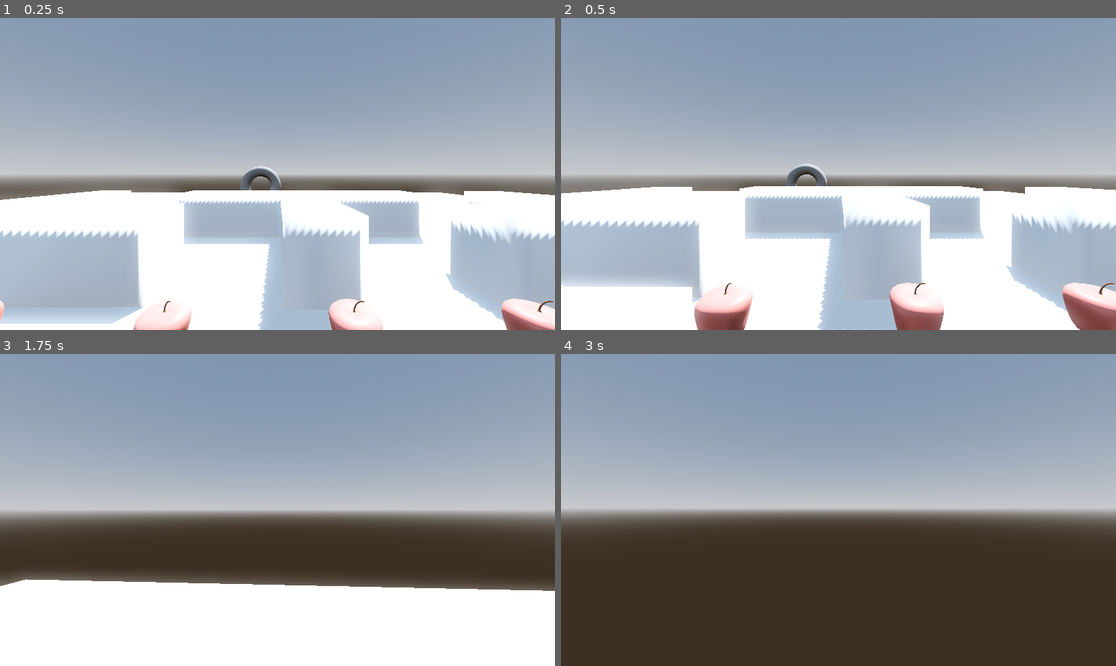
Above: before the commit, frames 1-4 (two rows, left to right).
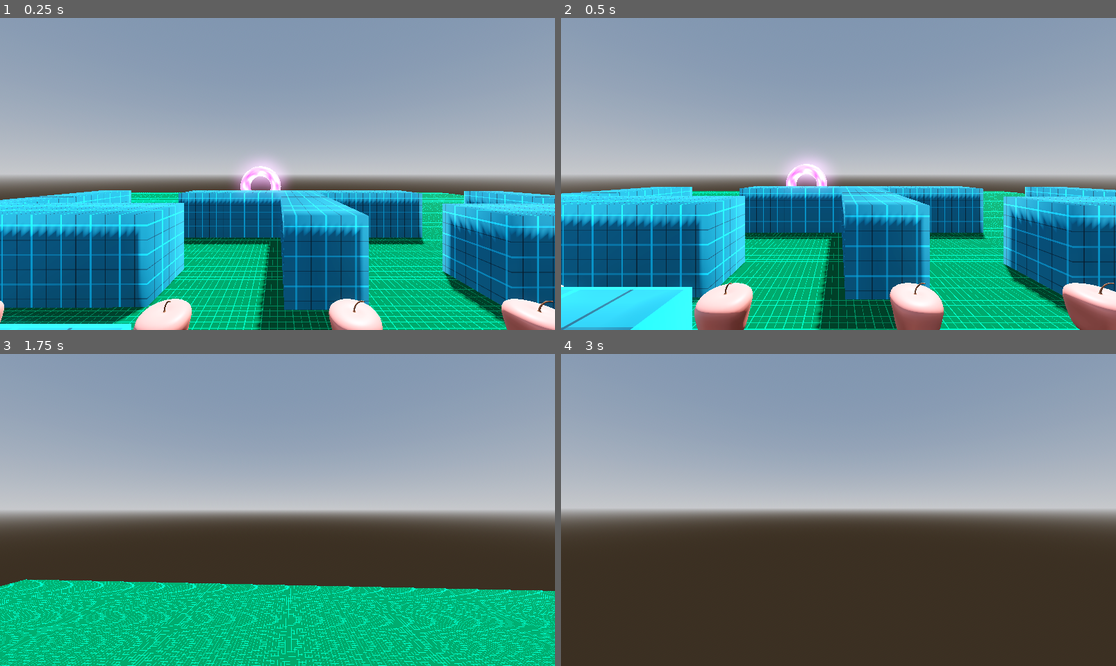
Above: after the commit, the same moments.

Repository: owenbmcc/3D_Game_Template
Game: Godot game, scene res://Scenes/Levels/pac_man_scene.tscn
Same seed, same stepped clock (60 frames per second), same inputs: the game is played once before the commit and once after it. This scene is started directly instead of the project's main scene.
Inputs (mouse positions are in pixels of both pictures, inside the frame that each line leads up to):
- Up to frame 1 (0.25 s): no input
- Up to frame 2 (0.5 s): no input
- Up to frame 3 (1.75 s): move the mouse to (305, 510) at 0.52 s; hold W (move_forward) from 0.53 s (still down); tap F (pickup) at 0.6 s; tap Space (jump) at 0.77, 1.07, 1.52, 1.55 s; click (305, 510) at 0.8 s; move the mouse to (249, 510) at 1.27 s; click (249, 510) at 1.35 s
- Up to frame 4 (3 s): keep holding W (move_forward); tap Space (jump) at 1.82, 2.1 s; move the mouse to (849, 503) at 2.02 s; tap F (pickup) at 2.3, 2.85 s; move the mouse to (832, 516) at 2.77 s

The runs differ from the first frame. In frame 1, 43% of the frame differs, in the area x 0-100%, y 45-100%; in frame 2, 43%, in the area x 0-100%, y 44-100%; in frame 3, 28%; in frame 4, nothing differs.
Error before the commit: Invalid call. Nonexistent function 'apply_impulse' in base 'Nil'. (res://Scripts/pickup.gd:45)
Error after the commit: Invalid call. Nonexistent function 'apply_impulse' in base 'Nil'. (res://Scripts/pickup.gd:46)

Commit message:
adds sounds and script updates for sound

Diff:
--- a/Scenes/Components/box.tscn
+++ b/Scenes/Components/box.tscn
@@ -7,7 +7,7 @@
 [sub_resource type="BoxShape3D" id="BoxShape3D_saanx"]
 
 [node name="Box" type="RigidBody3D"]
-transform = Transform3D(0.871128, 0.269364, -0.410583, -0.491056, 0.47785, -0.728371, 0, 0.836123, 0.548541, 2.5338, 5.81261, -4.89984)
+transform = Transform3D(0.871128, 0.269364, -0.410583, -0.491056, 0.47785, -0.728371, 0, 0.836123, 0.548541, 0, 0, 0)
 collision_layer = 8
 collision_mask = 11
 
--- a/Scenes/Components/ghost.tscn
+++ b/Scenes/Components/ghost.tscn
@@ -1,17 +1,20 @@
-[gd_scene load_steps=4 format=3 uid="uid://kr2wyn6vrgb3"]
+[gd_scene load_steps=5 format=3 uid="uid://kr2wyn6vrgb3"]
 
 [ext_resource type="Script" path="res://Scripts/enemy.gd" id="1_ih4s8"]
+[ext_resource type="Material" uid="uid://01e6apmink3c" path="res://Materials/new_material.tres" id="2_x4idn"]
 
 [sub_resource type="TorusMesh" id="TorusMesh_a40jd"]
 
 [sub_resource type="SphereShape3D" id="SphereShape3D_jccpp"]
 
 [node name="Ghost" type="CharacterBody3D" groups=["enemies"]]
+collision_layer = 32
 script = ExtResource("1_ih4s8")
 
 [node name="MeshInstance3D" type="MeshInstance3D" parent="."]
 transform = Transform3D(1, 0, -1.5246e-23, -1.5246e-23, -4.37114e-08, -1, 0, 1, -4.37114e-08, 0, 1.00175, 0)
 mesh = SubResource("TorusMesh_a40jd")
+surface_material_override/0 = ExtResource("2_x4idn")
 
 [node name="CollisionShape3D" type="CollisionShape3D" parent="."]
 transform = Transform3D(1, 0, 0, 0, 1, 0, 0, 0, 1, 0, 1.00811, 0)
--- a/Scenes/Levels/pac_man_scene.tscn
+++ b/Scenes/Levels/pac_man_scene.tscn
@@ -1,10 +1,15 @@
-[gd_scene load_steps=14 format=3 uid="uid://dvhqxnmeg7qqj"]
+[gd_scene load_steps=18 format=3 uid="uid://dvhqxnmeg7qqj"]
 
 [ext_resource type="PackedScene" uid="uid://b0q0bnia378s4" path="res://Scenes/Player.tscn" id="1_tolg4"]
 [ext_resource type="Script" path="res://Scripts/EnemyNav.gd" id="2_12xnn"]
 [ext_resource type="PackedScene" uid="uid://d073k2ny28f5a" path="res://Models/pacmanmap.glb" id="2_wfauy"]
 [ext_resource type="PackedScene" uid="uid://c5htlhgtk5rti" path="res://Scenes/Components/collectible.tscn" id="3_5uj14"]
 [ext_resource type="PackedScene" uid="uid://kr2wyn6vrgb3" path="res://Scenes/Components/ghost.tscn" id="3_ecoxq"]
+[ext_resource type="Material" uid="uid://chkfp1mmjeiau" path="res://Materials/GreenGrid.tres" id="5_ml2s0"]
+[ext_resource type="Material" uid="uid://cx1i646yip0ur" path="res://Materials/BlueGrid.tres" id="7_g3jtg"]
+[ext_resource type="AudioStream" uid="uid://bmgyq40lcvifu" path="res://Audio/bg_music.mp3" id="8_577ia"]
+[ext_resource type="AudioStream" uid="uid://dnuwoyt8u4mbt" path="res://Audio/ocean.wav" id="8_k2kp4"]
+[ext_resource type="PackedScene" uid="uid://cytov7d0ws38j" path="res://Scenes/Components/box.tscn" id="10_y5o6b"]
 
 [sub_resource type="ProceduralSkyMaterial" id="ProceduralSkyMaterial_ck70d"]
 sky_horizon_color = Color(0.64625, 0.65575, 0.67075, 1)
@@ -24,9 +29,8 @@
 polygons = [PackedInt32Array(1, 0, 2), PackedInt32Array(2, 0, 3), PackedInt32Array(3, 0, 4), PackedInt32Array(6, 5, 7), …(3881 unchanged characters)…
 
 [sub_resource type="BoxMesh" id="BoxMesh_t6it6"]
+material = ExtResource("5_ml2s0")
 size = Vector3(40, 1, 50)
-
-[sub_resource type="StandardMaterial3D" id="StandardMaterial3D_af8p8"]
 
 [sub_resource type="BoxShape3D" id="BoxShape3D_hb3u1"]
 size = Vector3(40, 1, 50)
@@ -130,7 +134,6 @@
 
 [node name="MeshInstance3D" type="MeshInstance3D" parent="NavigationRegion3D/Ground"]
 mesh = SubResource("BoxMesh_t6it6")
-surface_material_override/0 = SubResource("StandardMaterial3D_af8p8")
 
 [node name="CollisionShape3D" type="CollisionShape3D" parent="NavigationRegion3D/Ground"]
 transform = Transform3D(1, 0, 0, 0, 1, 0, 0, 0, 1, 0.000976562, 0, -0.0461426)
@@ -139,9 +142,26 @@
 [node name="pacmanmap" parent="NavigationRegion3D" instance=ExtResource("2_wfauy")]
 transform = Transform3D(1, 0, 0, 0, 1, 0, 0, 0, 1, 0.814162, -3.10426, 2.06147)
 
+[node name="Plane" parent="NavigationRegion3D/pacmanmap" index="0"]
+material_override = ExtResource("7_g3jtg")
+
 [node name="StaticBody3D" type="StaticBody3D" parent="NavigationRegion3D/pacmanmap/Plane" index="0"]
 
 [node name="CollisionShape3D" type="CollisionShape3D" parent="NavigationRegion3D/pacmanmap/Plane/StaticBody3D"]
 shape = SubResource("ConcavePolygonShape3D_d1o1c")
 
+[node name="OceanSound" type="AudioStreamPlayer3D" parent="."]
+transform = Transform3D(1, 0, 0, 0, 1, 0, 0, 0, 1, 0, 1.3437, 26.2727)
+stream = ExtResource("8_k2kp4")
+volume_db = -12.0
+autoplay = true
+
+[node name="BackgroundMusic" type="AudioStreamPlayer" parent="."]
+stream = ExtResource("8_577ia")
+volume_db = -24.0
+autoplay = true
+
+[node name="Box" parent="." instance=ExtResource("10_y5o6b")]
+transform = Transform3D(0.871128, 0.269364, -0.410583, -0.491056, 0.47785, -0.728371, 0, 0.836123, 0.548541, 2.75541, 1.7346, 1.75426)
+
 [editable path="NavigationRegion3D/pacmanmap"]
--- a/Scenes/Player.tscn
+++ b/Scenes/Player.tscn
@@ -1,7 +1,11 @@
-[gd_scene load_steps=6 format=3 uid="uid://b0q0bnia378s4"]
+[gd_scene load_steps=10 format=3 uid="uid://b0q0bnia378s4"]
 
 [ext_resource type="Script" path="res://Scripts/FirstPersonController.gd" id="1_qtton"]
 [ext_resource type="Script" path="res://Scripts/pickup.gd" id="2_7e28s"]
+[ext_resource type="AudioStream" uid="uid://bj0w5co8iwbc2" path="res://Audio/jump.wav" id="3_en6a2"]
+[ext_resource type="AudioStream" uid="uid://dcpocgflqlmlt" path="res://Audio/throw.wav" id="4_ijggo"]
+[ext_resource type="AudioStream" uid="uid://pmwnihnrxd5t" path="res://Audio/pickup.wav" id="5_ha0m4"]
+[ext_resource type="AudioStream" uid="uid://br2bksndugiel" path="res://Audio/footstep.wav" id="6_81o61"]
 
 [sub_resource type="CapsuleMesh" id="1"]
 
@@ -37,4 +41,27 @@
 [node name="Hand" type="Marker3D" parent="Camera"]
 transform = Transform3D(1, 0, 0, 0, 1, 0, 0, 0, 1, 0.700257, -0.601449, -2.08917)
 
+[node name="Jump" type="AudioStreamPlayer3D" parent="."]
+transform = Transform3D(1, 0, 0, 0, 1, 0, 0, 0, 1, 0, -0.989552, 0)
+stream = ExtResource("3_en6a2")
+volume_db = -12.0
+
+[node name="Throw" type="AudioStreamPlayer3D" parent="."]
+transform = Transform3D(0.99979, 0, -0.0204713, 0, 1, 0, 0.0204713, 0, 0.99979, 0.92782, 0.420037, -1.71128)
+stream = ExtResource("4_ijggo")
+
+[node name="Pickup" type="AudioStreamPlayer3D" parent="."]
+transform = Transform3D(1, 0, 0, 0, 1, 0, 0, 0, 1, 0.682056, 0.369021, -1.91944)
+stream = ExtResource("5_ha0m4")
+volume_db = -18.0
+
+[node name="Footstep" type="AudioStreamPlayer3D" parent="."]
+transform = Transform3D(0.99979, 0, -0.0204713, 0, 1, 0, 0.0204713, 0, 0.99979, 0.92782, 0.420037, -1.71128)
+stream = ExtResource("6_81o61")
+volume_db = -18.0
+
+[node name="FootstepTimer" type="Timer" parent="."]
+wait_time = 0.3
+one_shot = true
+
 [connection signal="body_entered" from="Camera/PickupArea" to="Camera/PickupArea" method="_on_body_entered"]
--- a/Scripts/FirstPersonController.gd
+++ b/Scripts/FirstPersonController.gd
@@ -22,6 +22,7 @@
 var jump_vel: Vector3 # Jumping velocity
 
 @onready var camera: Camera3D = $Camera
+@onready var footstep_timer = $FootstepTimer
 
 func _ready() -> void:
 	capture_mouse()
@@ -62,6 +63,7 @@
 	var _forward: Vector3 = camera.global_transform.basis * Vector3(move_dir.x, 0, move_dir.y)
 	var walk_dir: Vector3 = Vector3(_forward.x, 0, _forward.z).normalized()
 	walk_vel = walk_vel.move_toward(walk_dir * speed * move_dir.length(), acceleration * delta)
+	play_footstep_sound(walk_vel)
 	return walk_vel
 
 func _gravity(delta: float) -> Vector3:
@@ -72,6 +74,20 @@
 	if jumping:
 		if is_on_floor(): jump_vel = Vector3(0, sqrt(4 * jump_height * gravity), 0)
 		jumping = false
+		$Jump.play() # maybe debug later ...
 		return jump_vel
 	jump_vel = Vector3.ZERO if is_on_floor() else jump_vel.move_toward(Vector3.ZERO, gravity * delta)
 	return jump_vel
+
+# gets called by collectible on pickup
+func play_pickup_sound():
+	$Pickup.play()
+
+func play_footstep_sound(walk_vel):
+	# if walk vector is greater than zero, we are moving
+	if walk_vel.length_squared() > 0 and is_on_floor():
+		if footstep_timer.is_stopped():
+			$Footstep.pitch_scale = randf_range(0.5, 1.5)
+			$Footstep.play()
+			footstep_timer.wait_time = randf_range(0.25, 0.35)
+			footstep_timer.start()
--- a/Scripts/collectible.gd
+++ b/Scripts/collectible.gd
@@ -2,9 +2,10 @@
 
 var is_collected = false
 
-func _on_body_entered(_body):
+func _on_body_entered(body):
 	# when player enters
 	# increment apple count by 1
 	global.apple_count = global.apple_count + 1
 	#print("apple count", global.apple_count)
+	body.play_pickup_sound()
 	queue_free() # remove object from scene
--- a/Scripts/pickup.gd
+++ b/Scripts/pickup.gd
@@ -34,6 +34,7 @@
 			else:
 				# pick up object
 				is_picked = true
+				$"../../Pickup".play()
 
 	# detect user clicked throw
 	if Input.is_action_just_pressed("throw"):
@@ -46,6 +47,7 @@
 		# remove object
 		pickup_object = null
 		is_picked = false
+		$"../../Throw".play()
 
 func _on_body_entered(body):
 	# first check if an object is picked up
--- a/project.godot
+++ b/project.godot
@@ -112,6 +112,7 @@
 3d_physics/layer_3="Collectible"
 3d_physics/layer_4="Pickable"
 3d_physics/layer_5="PickupDetector"
+3d_physics/layer_6="Enemies"
 
 [physics]
 
Not shown, added: Audio/bg_music.mp3
Not shown, added: Audio/footstep.wav
Not shown, added: Audio/jump.wav
Not shown, added: Audio/ocean.wav
Not shown, added: Audio/pickup.wav
Not shown, added: Audio/throw.wav
